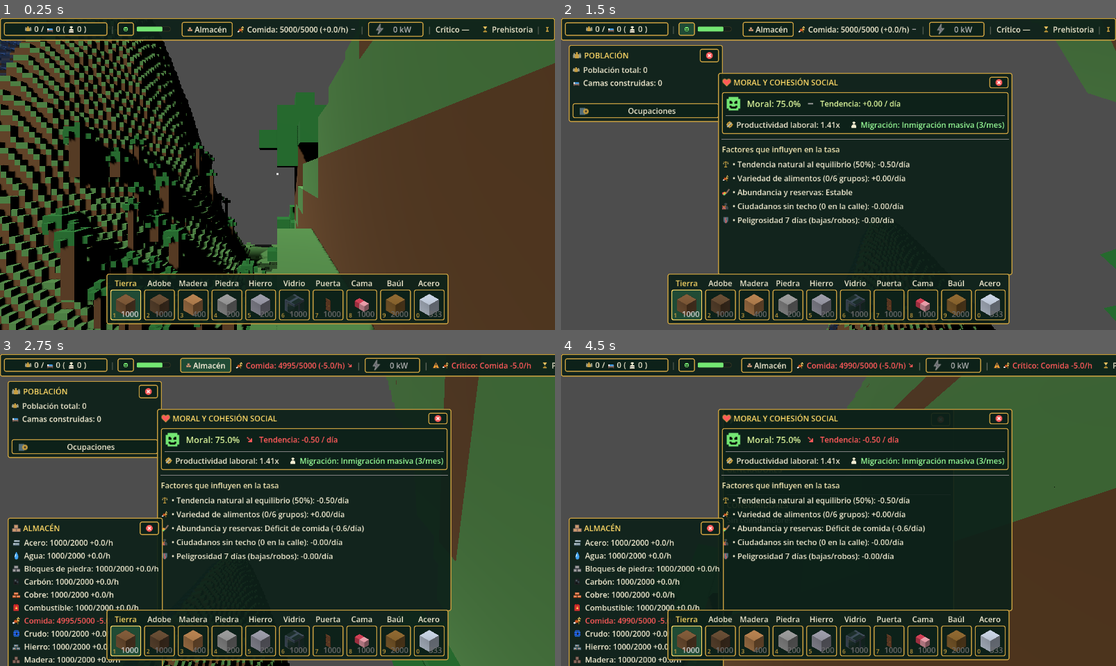
Above: before the commit, frames 1-4 (two rows, left to right).
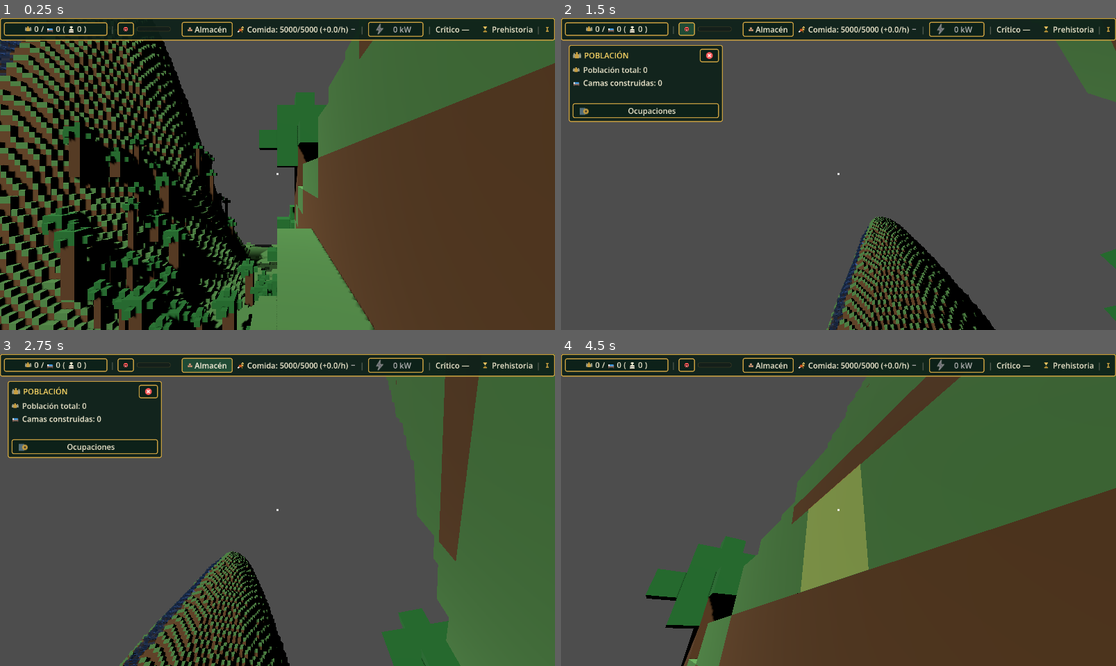
Above: after the commit, the same moments.

Repository: gigalipa/craft-to-nation
Game: Godot game, scene res://scenes/Main.tscn
Same seed, same stepped clock (60 frames per second), same inputs: the game is played once before the commit and once after it.
Inputs (mouse positions are in pixels of both pictures, inside the frame that each line leads up to):
- Up to frame 1 (0.25 s): no input
- Up to frame 2 (1.5 s): click (616, 30) at 0.52 s; click (688, 30) at 1.27 s
- Up to frame 3 (2.75 s): click "Almacén" at 2 s
- Up to frame 4 (4.5 s): click "0 kW" at 2.75 s; click (710, 391) at 3.52 s; click (938, 419) at 4.27 s

The runs differ from the first frame. In frame 1, 9.9% of the frame differs, in the area x 19-81%, y 2-99%; in frame 2, 43%; in frame 3, 55%; in frame 4, 56%, in the area x 1-100%, y 0-100%.
Error after the commit: Parse Error: Static function "formatear_numero()" not found in base "res://scripts/strings.gd". (res://scripts/VentanaMoral.gd:296)

Commit message:
feat(moral): regla de monocultivo con gracia de 360h y bonificaciones escalonadas de dieta

Diff:
--- a/godot/scripts/Ciudad.gd
+++ b/godot/scripts/Ciudad.gd
@@ -187,6 +187,7 @@
 	"sintetico": 0.0,
 }
 var bono_moral_variedad := 0.0
+var horas_monocultivo_continuo: int = 0
 ## Estado de Moral Dinámica
 var moral: float = MORAL_INICIAL
 var tasa_cambio_moral: float = 0.0
@@ -616,16 +617,36 @@
 	return 0.5 * float(bajas_7d) + 0.1 * float(heridos_7d) + 0.005 * robos_7d
 
 
-## Desplaza el bono de moral gradualmente hacia el objetivo de diversidad activa.
+func fuentes_comida_en_reserva() -> int:
+	var c := 0
+	for cat in sub_almacen_comida:
+		if sub_almacen_comida[cat] > 0.0:
+			c += 1
+	return c
+
+
+func delta_dieta_actual() -> float:
+	var activas: int = fuentes_comida_en_reserva()
+	if activas == 0:
+		return 0.0
+	if activas == 1:
+		if horas_monocultivo_continuo > Ajustes.CIUDAD_GRACIA_MONOCULTIVO_HORAS:
+			return Ajustes.CIUDAD_PENALIZACION_MONOCULTIVO_MORAL
+		return 0.0
+	if activas <= 3:
+		return Ajustes.CIUDAD_BONO_DIETA_2_3_FUENTES
+	if activas <= 5:
+		return Ajustes.CIUDAD_BONO_DIETA_4_5_FUENTES
+	return Ajustes.CIUDAD_BONO_DIETA_6_FUENTES
+
+
 func actualizar_bono_variedad() -> void:
-	actualizar_fuentes_comida_desde_economia()
-	var activas := 0
-	for valor in fuentes_comida_activas.values():
-		if valor > 0:
-			activas += 1
-	var objetivo: float = (float(activas) / float(CATEGORIAS_COMIDA.size())) * BONO_MORAL_MAXIMO
-	var diferencia: float = objetivo - bono_moral_variedad
-	bono_moral_variedad += diferencia * VELOCIDAD_SUAVIZADO_MORAL
+	var activas: int = fuentes_comida_en_reserva()
+	if activas == 1:
+		horas_monocultivo_continuo += 1
+	elif activas > 1:
+		horas_monocultivo_continuo = 0
+	bono_moral_variedad = delta_dieta_actual()
 
 
 ## Desahucia, de uno en uno y en ORDEN_DESAHUCIO, hasta que la vivienda
@@ -1158,12 +1179,8 @@
 
 	if horas_boost_inmigracion > 0:
 		horas_boost_inmigracion -= 1
-	actualizar_fuentes_comida_desde_economia()
-	var activas_dieta := 0
-	for v in fuentes_comida_activas.values():
-		if v > 0:
-			activas_dieta += 1
-	var delta_dieta: float = (float(activas_dieta) / float(CATEGORIAS_COMIDA.size())) * 1.0
+	var delta_dieta: float = delta_dieta_actual() if total_ciu > 0 else 0.0
+	bono_moral_variedad = delta_dieta
 	var delta_sin_techo: float = -0.05 * float(sin_techo)
 	var delta_peligro: float = -impacto_peligrosidad_7d()
 
--- a/godot/scripts/CiudadTest.gd
+++ b/godot/scripts/CiudadTest.gd
@@ -61,17 +61,20 @@
 	print("Nivel Investigado: ", urbe.nivel_investigado, " | Nivel Efectivo: ", urbe.nivel)
 	assert(urbe.nivel_investigado >= 2)
 
-	print("\n=== TEST 4: Variedad de Fuentes Alimentarias y Bono de Moral Gradual ===")
+	print("\n=== TEST 4: Variedad de Fuentes Alimentarias y Bono de Moral de Dieta ===")
 	for categoria in urbe.CATEGORIAS_COMIDA:
-		urbe.fuentes_comida_activas[categoria] = 10.0  # las 6 categorías activas
-	for i in range(30):  # suficientes ticks para converger cerca del bono máximo
-		urbe.simular_tick(jugador.tasa_hambre)
-	var bono_con_variedad: float = urbe.bono_moral_variedad
-	print("Bono de moral tras activar las 6 categorías (30 ticks): ", bono_con_variedad)
-	urbe.fuentes_comida_activas["sintetico"] = 0.0  # se desactiva una categoría
+		urbe.sub_almacen_comida[categoria] = 1000.0  # las 6 categorías activas
+	urbe.almacen["comida"].cantidad = 6000.0
 	urbe.simular_tick(jugador.tasa_hambre)
-	print("Bono inmediatamente tras desactivar una categoría: ", urbe.bono_moral_variedad, " (debe decaer gradualmente, no a 0)")
-	assert(urbe.bono_moral_variedad > 0 and urbe.bono_moral_variedad < bono_con_variedad)
+	var bono_con_variedad: float = urbe.delta_dieta_actual()
+	print("Bono de moral tras activar las 6 categorías: ", bono_con_variedad)
+	assert(is_equal_approx(bono_con_variedad, 2.0), "6 categorías deben dar +2.0")
+	urbe.sub_almacen_comida["sintetico"] = 0.0  # se desactiva una categoría (quedan 5)
+	urbe.simular_tick(jugador.tasa_hambre)
+	var bono_5_fuentes: float = urbe.delta_dieta_actual()
+	print("Bono tras reducir a 5 categorías: ", bono_5_fuentes)
+	assert(is_equal_approx(bono_5_fuentes, 1.0), "5 categorías deben dar +1.0")
+	assert(bono_5_fuentes < bono_con_variedad)
 
 	print("\n=== TEST 5: Asedio Militar y Degradación por Destrucción ===")
 	print(">> El enemigo destruye todas las plantas Tipo 3...")
@@ -767,4 +770,35 @@
 	econ_test.entregar({"comida": 25.0}, econ_test.categoria_comida_de_puesto(Vector2i(10, 10)))
 	assert(is_equal_approx(ciu32.sub_almacen_comida["pesca"], 25.0))
 
+	print("\n=== TEST 33: Gracia de Monocultivo (360h) y Escala de Dieta ===")
+	var ciu33: Node = CiudadScript.new()
+	ciu33.migracion_activa = false
+	ciu33.demografia["obrero"] = 1
+	ciu33.registrar_edificio_residencial(1, [2, 2])
+	ciu33.sub_almacen_comida = {"recoleccion_caza": 10000.0, "pesca": 0.0, "sembradios": 0.0, "granjas_animales": 0.0, "hidroponia": 0.0, "sintetico": 0.0}
+	ciu33.almacen["comida"].cantidad = 10000.0
+
+	# 360 horas de monocultivo dentro de la gracia
+	for h in range(360):
+		ciu33.simular_tick(0.0)
+	assert(ciu33.horas_monocultivo_continuo == 360, "debe acumular 360 horas de monocultivo")
+	assert(ciu33.delta_dieta_actual() == 0.0, "dentro de la gracia de 360h no hay penalización")
+
+	# Hora 361: se activa la penalización de monocultivo (-0.2/h)
+	ciu33.simular_tick(0.0)
+	assert(ciu33.horas_monocultivo_continuo == 361)
+	assert(is_equal_approx(ciu33.delta_dieta_actual(), -0.2), "a partir de 361h aplica penalización de -0.2")
+
+	# Review Focus 2: Agregar una 2da fuente resetea el contador y da bono de +0.3
+	ciu33.sub_almacen_comida["pesca"] = 50.0
+	ciu33.simular_tick(0.0)
+	assert(ciu33.horas_monocultivo_continuo == 0, "segunda fuente resetea contador de monocultivo")
+	assert(is_equal_approx(ciu33.delta_dieta_actual(), 0.3), "2 fuentes otorgan bono +0.3/h")
+	ciu33.sub_almacen_comida["sembradios"] = 50.0
+	ciu33.sub_almacen_comida["granjas_animales"] = 50.0
+	assert(is_equal_approx(ciu33.delta_dieta_actual(), 1.0), "4 fuentes otorgan bono +1.0/h")
+	ciu33.sub_almacen_comida["hidroponia"] = 50.0
+	ciu33.sub_almacen_comida["sintetico"] = 50.0
+	assert(is_equal_approx(ciu33.delta_dieta_actual(), 2.0), "6 fuentes otorgan bono +2.0/h")
+
 	print("\n=== Las pruebas de Ciudad pasaron correctamente ===")
--- a/godot/scripts/VentanaMoral.gd
+++ b/godot/scripts/VentanaMoral.gd
@@ -31,12 +31,15 @@
 var _lbl_factor_sin_techo := TemaHUD.etiqueta()
 var _lbl_factor_seguridad := TemaHUD.etiqueta()
 
-
 var _rect_moral := TextureRect.new()
 var _rect_tendencia := TextureRect.new()
 var _rect_productividad := TextureRect.new()
 var _rect_migracion := TextureRect.new()
 var _rect_factor_recursos := TextureRect.new()
+
+var _rect_boost := TextureRect.new()
+var _lbl_boost_info := TemaHUD.etiqueta()
+var _btn_boost := Button.new()
 
 
 func _ready() -> void:
@@ -108,6 +111,28 @@
 
 	vbox_estado.add_child(grid_indicadores)
 
+	var sep_boost := HSeparator.new()
+	vbox_estado.add_child(sep_boost)
+
+	var hbox_boost_info := HBoxContainer.new()
+	hbox_boost_info.mouse_filter = Control.MOUSE_FILTER_IGNORE
+	hbox_boost_info.add_theme_constant_override("separation", 8)
+	_rect_boost.custom_minimum_size = Vector2(16, 16)
+	_rect_boost.stretch_mode = TextureRect.STRETCH_KEEP_ASPECT_CENTERED
+	hbox_boost_info.add_child(_rect_boost)
+	_lbl_boost_info.size_flags_horizontal = Control.SIZE_EXPAND_FILL
+	_lbl_boost_info.add_theme_font_size_override("font_size", 13)
+	hbox_boost_info.add_child(_lbl_boost_info)
+	vbox_estado.add_child(hbox_boost_info)
+
+	_btn_boost.size_flags_horizontal = Control.SIZE_EXPAND_FILL
+	_btn_boost.custom_minimum_size = Vector2(0, 26)
+	_btn_boost.mouse_default_cursor_shape = Control.CURSOR_POINTING_HAND
+	_btn_boost.expand_icon = true
+	TemaHUD.estilizar_boton(_btn_boost)
+	_btn_boost.pressed.connect(_on_activar_boost)
+	vbox_estado.add_child(_btn_boost)
+
 	panel_estado.add_child(vbox_estado)
 	_caja_raiz.add_child(panel_estado)
 
@@ -201,6 +226,12 @@
 	return fila
 
 
+func _on_activar_boost() -> void:
+	if Ciudad != null and Ciudad.has_method("activar_boost_inmigracion"):
+		if Ciudad.activar_boost_inmigracion():
+			actualizar()
+
+
 func abrir() -> void:
 	var vp_size := get_viewport_rect().size
 	if vp_size != Vector2.ZERO:
@@ -253,11 +284,26 @@
 	var mult_prod: float = CiudadScript.calcular_multiplicador_productividad(m)
 	_lbl_productividad.text = Strings.VENTANA_MORAL_PRODUCTIVIDAD_X % mult_prod
 
+	var boost_horas: int = Ciudad.horas_boost_inmigracion if ("horas_boost_inmigracion" in Ciudad) else 0
+	var boost_activo: bool = boost_horas > 0
+	var d_rest: int = Ciudad.dias_boost_inmigracion_restantes() if Ciudad.has_method("dias_boost_inmigracion_restantes") else 0
+	var mult_boost_num: float = Ajustes.CIUDAD_MULTIPLICADOR_BOOST_INMIGRACION
+	var mult_boost_str: String = str(int(mult_boost_num)) if is_equal_approx(mult_boost_num, roundf(mult_boost_num)) else str(mult_boost_num)
+
 	var tasa_mig: float = CiudadScript.calcular_tasa_migracion_mensual(m)
+	var tasa_efectiva: float = (tasa_mig * mult_boost_num) if (boost_activo and tasa_mig > 0.0) else tasa_mig
+
+	var str_base: String = Strings.formatear_numero(tasa_mig)
+	var str_efectiva: String = Strings.formatear_numero(tasa_efectiva)
+
 	_rect_migracion.texture = IconosHUD.icono("ciudadano" if m > Ajustes.CIUDAD_UMBRAL_EXODO_MORAL else "investigador")
 	if m <= Ajustes.CIUDAD_UMBRAL_EXODO_MORAL:
 		_lbl_migracion.text = Strings.VENTANA_MORAL_MIGRACION_EXODO_CEREBROS % int(abs(tasa_mig))
 		_lbl_migracion.add_theme_color_override("font_color", TemaHUD.INVALIDO)
+	elif boost_activo:
+		var tipo_txt: String = "Inmigración masiva" if m > Ajustes.CIUDAD_UMBRAL_INMIGRACION_MASIVA else "Inmigración con camas"
+		_lbl_migracion.text = Strings.VENTANA_MORAL_MIGRACION_BOOST_FORMATO % [tipo_txt, str_efectiva, str_base, mult_boost_str]
+		_lbl_migracion.add_theme_color_override("font_color", Ajustes.COLOR_HUD_TEXTO_VERDE)
 	elif m <= Ajustes.CIUDAD_UMBRAL_INMIGRACION_MASIVA:
 		_lbl_migracion.text = Strings.VENTANA_MORAL_MIGRACION_CON_CAMAS % int(tasa_mig)
 		_lbl_migracion.add_theme_color_override("font_color", Ajustes.COLOR_HUD_TEXTO_VERDE_CLARO)
@@ -265,24 +311,57 @@
 		_lbl_migracion.text = Strings.VENTANA_MORAL_MIGRACION_MASIVA % int(tasa_mig)
 		_lbl_migracion.add_theme_color_override("font_color", Ajustes.COLOR_HUD_TEXTO_VERDE)
 
+	# Fila de control e información de Boost
+	if boost_activo:
+		_rect_boost.texture = IconosHUD.icono("rayo")
+		_lbl_boost_info.text = Strings.VENTANA_MORAL_BOOST_DETALLE_ACTIVO % [str_efectiva, str_base, mult_boost_str, d_rest]
+		_lbl_boost_info.add_theme_color_override("font_color", Ajustes.COLOR_HUD_TEXTO_VERDE_CLARO)
+		_btn_boost.text = Strings.VENTANA_MORAL_BTN_BOOST_ACTIVO % d_rest
+		_btn_boost.disabled = true
+		_btn_boost.icon = IconosHUD.icono("check")
+	elif m <= Ajustes.CIUDAD_UMBRAL_EXODO_MORAL:
+		_rect_boost.texture = IconosHUD.icono("cruz")
+		_lbl_boost_info.text = Strings.VENTANA_MORAL_BOOST_DETALLE_BLOQUEADO
+		_lbl_boost_info.add_theme_color_override("font_color", TemaHUD.INVALIDO)
+		_btn_boost.text = Strings.VENTANA_MORAL_BTN_BOOST_BLOQUEADO_EXODO
+		_btn_boost.disabled = true
+		_btn_boost.icon = IconosHUD.icono("cruz")
+	else:
+		_rect_boost.texture = IconosHUD.icono("censo")
+		_lbl_boost_info.text = Strings.VENTANA_MORAL_BOOST_DETALLE_DISPONIBLE
+		_lbl_boost_info.add_theme_color_override("font_color", TemaHUD.TEXTO)
+		_btn_boost.text = Strings.VENTANA_MORAL_BTN_BOOST_ACTIVAR
+		_btn_boost.disabled = false
+		_btn_boost.icon = IconosHUD.icono("censo")
+
 	# Desglose de factores
 	var inercia: float = (Ciudad.MORAL_NEUTRAL - m) * Ciudad.INERCIA_MORAL if ("MORAL_NEUTRAL" in Ciudad) else (Ajustes.CIUDAD_MORAL_NEUTRAL - m) * Ajustes.CIUDAD_INERCIA_MORAL
 	_lbl_factor_inercia.text = Strings.VENTANA_MORAL_FACTOR_INERCIA_FORMATO % inercia
 
-	var activas_dieta := 0
-	if "fuentes_comida_activas" in Ciudad:
-		for v in Ciudad.fuentes_comida_activas.values():
-			if v > 0:
-				activas_dieta += 1
-	var tasa_dieta: float = (float(activas_dieta) / 6.0) * 0.5
-	_lbl_factor_dieta.text = "• Variedad de alimentos (%d/6 grupos): %+.2f/día" % [activas_dieta, tasa_dieta]
+	var activas_dieta: int = Ciudad.fuentes_comida_en_reserva() if ("fuentes_comida_en_reserva" in Ciudad) else 0
+	var delta_d: float = Ciudad.delta_dieta_actual() if ("delta_dieta_actual" in Ciudad) else 0.0
+	var tasa_dieta_dia: float = delta_d * 24.0
+	if activas_dieta == 1 and Ciudad.horas_monocultivo_continuo > Ajustes.CIUDAD_GRACIA_MONOCULTIVO_HORAS:
+		_lbl_factor_dieta.text = "  Variedad (Monocultivo crítico): %+.2f/día" % tasa_dieta_dia
+	else:
+		_lbl_factor_dieta.text = "  Variedad de alimentos (%d/6 grupos): %+.2f/día" % [activas_dieta, tasa_dieta_dia]
 
 	var detalle_recursos := "Estable"
 	var com_rec = Ciudad.almacen.get("comida") if ("almacen" in Ciudad) else null
-	if com_rec != null and com_rec.cantidad <= 0.0:
-		detalle_recursos = "Hambruna crítica (-3.0/día)"
-	elif com_rec != null and com_rec.tasa_neta_promedio < 0.0:
-		detalle_recursos = "Déficit de comida (-0.6/día)"
+	if com_rec != null:
+		var cap_c: float = com_rec.limite if com_rec.limite > 0.0 else Ajustes.CIUDAD_LIMITE_BASE_COMIDA
+		var f_c: float = com_rec.cantidad / cap_c
+		if com_rec.cantidad <= 0.0:
+			detalle_recursos = "Hambruna crítica (-%.1f/día)" % Ajustes.CIUDAD_PESO_ESCASEZ_COMIDA
+		elif f_c >= Ajustes.CIUDAD_UMBRAL_COMIDA_SUPERAVIT:
+			detalle_recursos = "Superávit (+%.1f/día)" % Ajustes.CIUDAD_BONO_SUPERAVIT_COMIDA
+		elif f_c >= Ajustes.CIUDAD_UMBRAL_COMIDA_ESTABLE:
+			detalle_recursos = "Estable (reservas altas)"
+		elif com_rec.tasa_neta_promedio < 0.0:
+			var h: float = com_rec.cantidad / absf(com_rec.tasa_neta_promedio)
+			detalle_recursos = "Escasez: quedan %d h" % int(ceil(h))
+		else:
+			detalle_recursos = "Escasez en recuperación"
 	_rect_factor_recursos.texture = IconosHUD.icono("cornucopia_vacia" if (com_rec != null and com_rec.cantidad <= 0.0) else "cornucopia_llena")
 	_lbl_factor_recursos.text = "• Abundancia y reservas: %s" % detalle_recursos
 
